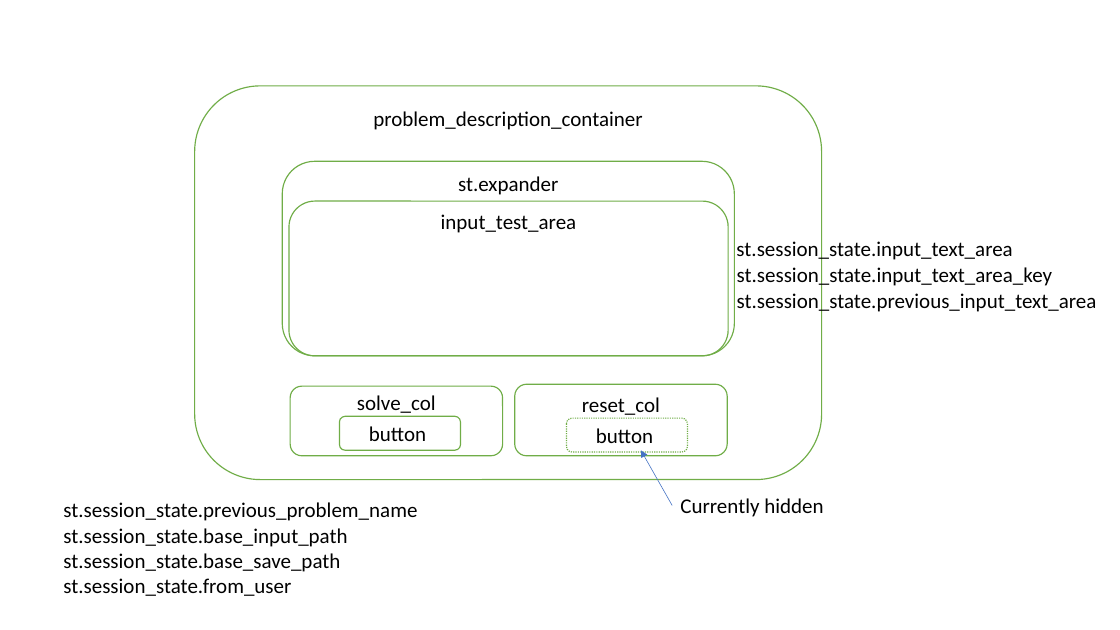
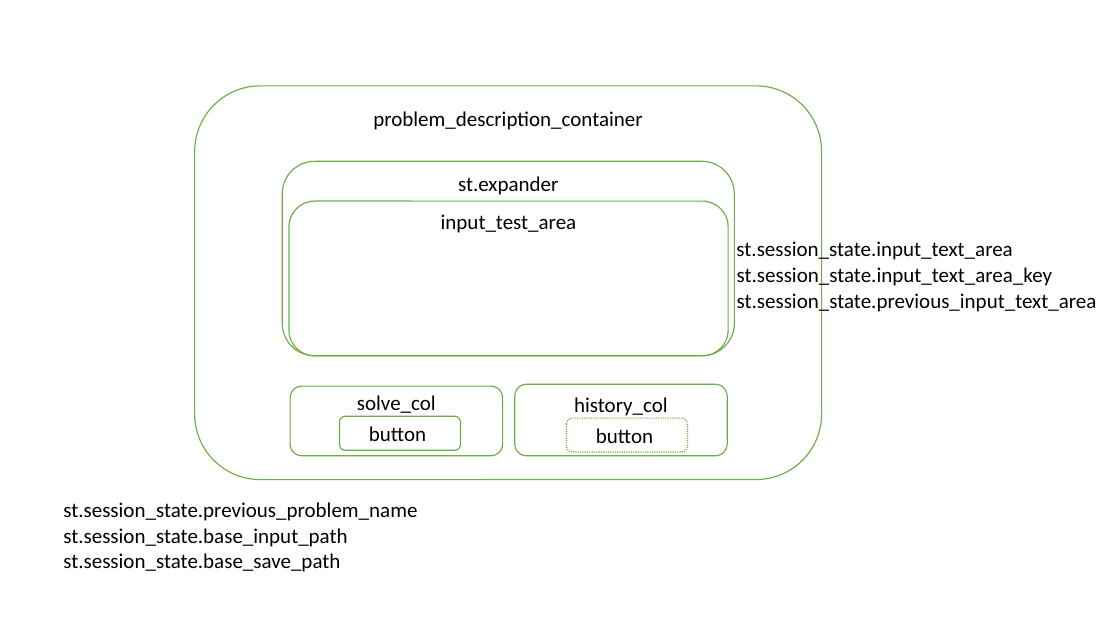
Before and after one commit to symbench/symbench-studio, a slide deck: slide 3 of docs/symbench-studio-layout.pptx. Drawn at 1120x630 pixels with LibreOffice and Linux fonts; fonts in the diff are those of the drawing. Boxes give left, top, right and bottom in pixels: in the first picture for what was removed or moved away, otherwise in the second. Text is boxed around its words. In the diff, an @@ line names an element or a change of style, - is before the commit and + after.

```diff
--- a/docs/symbench-studio-layout.pptx
+++ b/docs/symbench-studio-layout.pptx
@@ text in rounded rectangle at [574, 397, 668, 419]: text changed @@
-reset_col
+history_col
@@ arrow removed from (672, 506) to (641, 450) @@
@@ text removed at [680, 498, 823, 517] @@
-Currently hidden
@@ text at [63, 578, 291, 596]: paragraph removed @@
-st.session_state.from_user
```
Also in this commit, not shown: 1 other slide changed, 1 other file.
